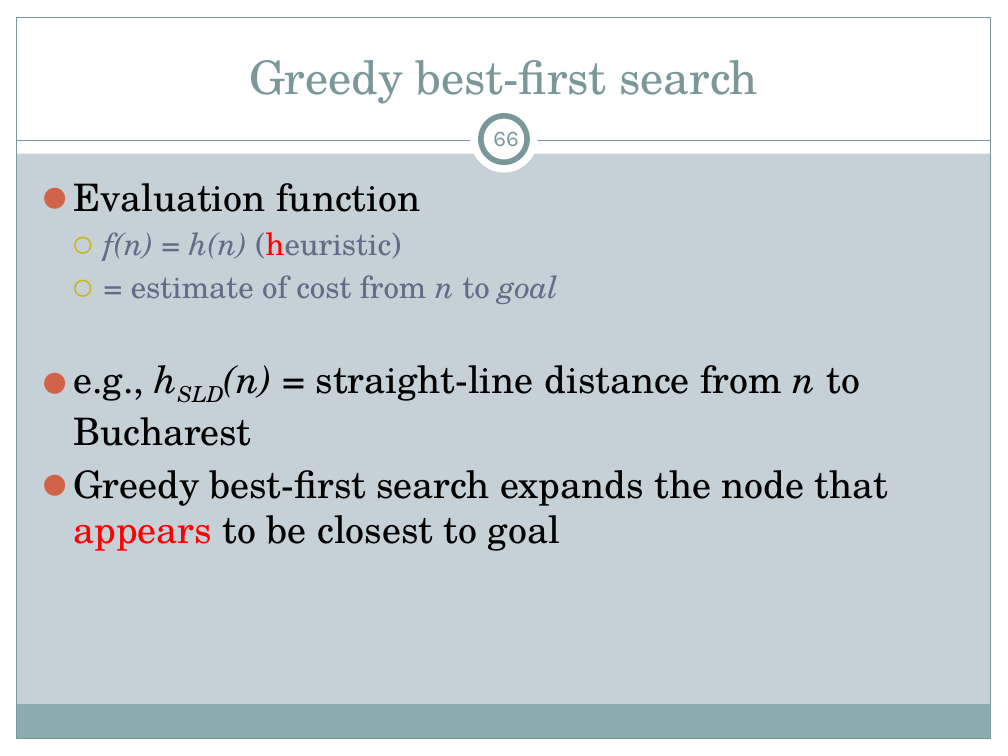
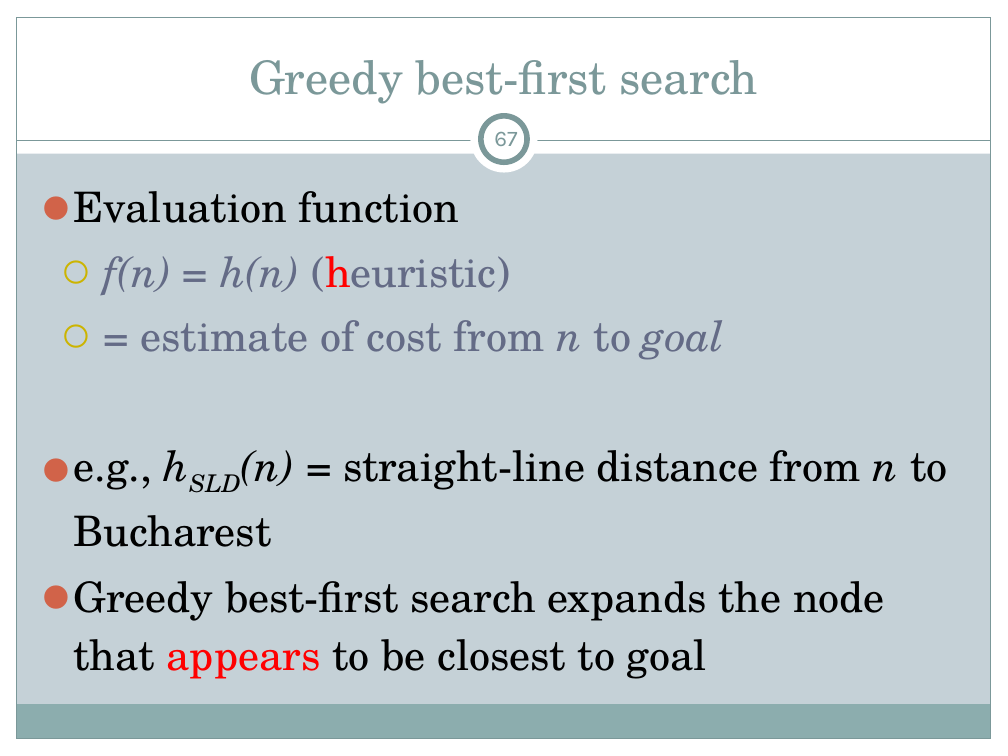
Before and after one commit to motazsaad/ai-csci4304, a slide deck: slide 67 of lecture-slides/aima/ai-chapter3-and-4-problem-solving-by-search-aima.pptx (slide 66 before the commit). Drawn at 1008x756 pixels with LibreOffice and Linux fonts; fonts in the diff are those of the drawing. Boxes give left, top, right and bottom in pixels: in the first picture for what was removed or moved away, otherwise in the second. Text is boxed around its words. In the diff, an @@ line names an element or a change of style, - is before the commit and + after.

```diff
--- a/lecture-slides/aima/ai-chapter3-and-4-problem-solving-by-search-aima.pptx
+++ b/lecture-slides/aima/ai-chapter3-and-4-problem-solving-by-search-aima.pptx
@@ page number at box(494, 132, 517, 146): text changed @@
-66
+67
@@ text "Evaluation function" at box(73, 191, 947, 679): size 27 to 30 pt in "Evaluation function", "e.g., hSLD(n) = straight-line distance from n ...", "Greedy best-first search expands the node that ..."; size 22 to 30 pt in "f(n) = h(n) (heuristic)", "= estimate of cost from n to ..."; indent changed; line spacing 1 to 1.15 @@
```
Also in this commit, not shown: 5 other slides changed, 1 slide added, 4 other files.
